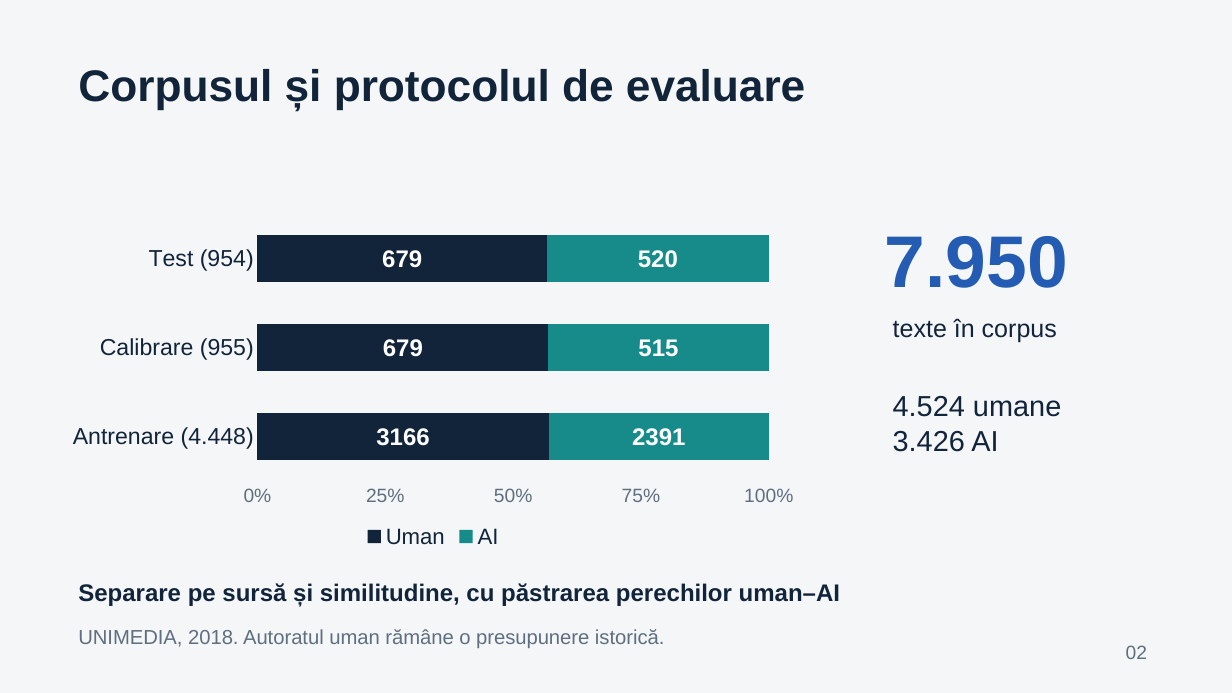
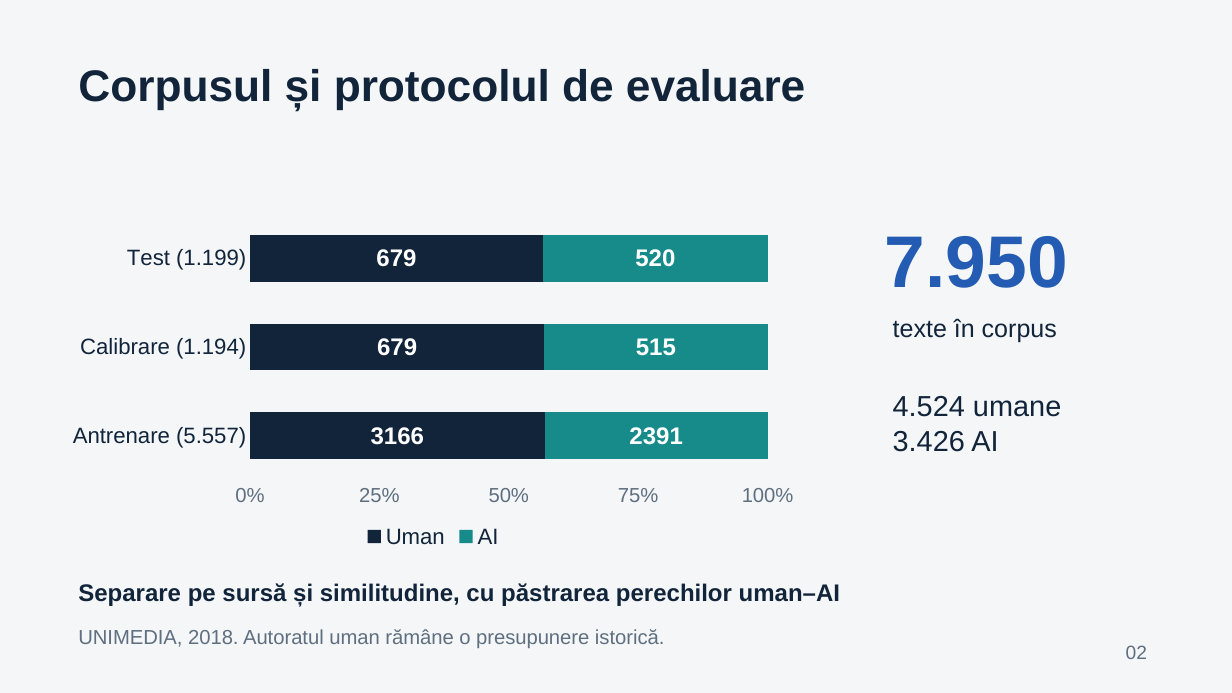
Before and after one commit to Neculai13/SDCGIA-v3, a slide deck: slide 2 of prezentare/Prezentare_SDCGIA_v3.pptx. Drawn at 1232x693 pixels with LibreOffice and Linux fonts; fonts in the diff are those of the drawing. Boxes give left, top, right and bottom in pixels: in the first picture for what was removed or moved away, otherwise in the second. Text is boxed around its words. In the diff, an @@ line names an element or a change of style, - is before the commit and + after.

Commit message:
Correct native chart labels and axes in exported presentation

```diff
--- a/prezentare/Prezentare_SDCGIA_v3.pptx
+++ b/prezentare/Prezentare_SDCGIA_v3.pptx
@@ bar stacked 100% chart at <box>57,207,808,554</box> @@
-categories: Antrenare (4.448), Calibrare (955), Test (954)
+categories: Antrenare (5.557), Calibrare (1.194), Test (1.199)
@@ category axis changed @@
@@ value axis changed @@
```
Also in this commit, not shown: 1 other slide changed.
